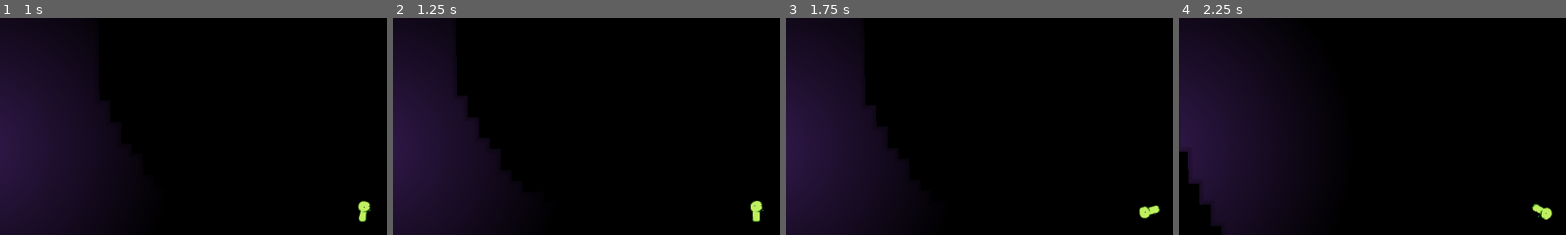
Above: before the commit, frames 1-4 (left to right).
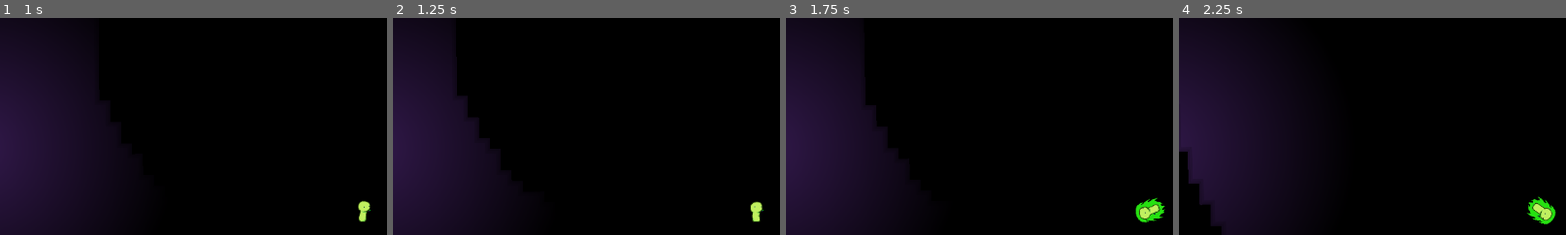
Above: after the commit, the same moments.

Repository: trurohawkins/cave
Game: Godot game, scene res://Scene/world.tscn
Two runs of this game, one before a commit and one after it. Both use one fixed random seed, a clock stepped at 60 frames per second and the inputs below.
Inputs (mouse positions are % of the whole screen's width and height, from its top left):
- Up to frame 1 (1 s): tap Enter (energize) at 0.5, 0.6 s; move the mouse to (72, 45) at 0.52 s; hold D (move_right) from 0.53 s (still down); click (72, 45) at 0.67 s
- Up to frame 2 (1.25 s): keep holding D (move_right)
- Up to frame 3 (1.75 s): move the mouse to (30, 55) at 1.27 s; release D (move_right) at 1.28 s; hold S (move_down) from 1.28 s (still down); tap Down (aim_down) at 1.35 s; tap Enter (energize) at 1.55 s
- Up to frame 4 (2.25 s): move the mouse to (60, 28) at 2.02 s; release S (move_down) at 2.03 s; hold D (move_right) from 2.03 s (still down); hold Left (aim_left) from 2.03 s (still down)
The pictures show only the part of the screen within x 3-53%, y 6-55%; the shares and areas given below are measured in that part.

Frame 1 is identical in both runs. In frame 2, less than 0.1% of the frame differs, in the area x 92-96%, y 83-94%; in frame 3, 0.5%, in the area x 90-98%, y 82-95%; in frame 4, 0.5%.

Commit message:
added aura to energyMode

Diff:
--- a/Scene/player.tscn
+++ b/Scene/player.tscn
@@ -1,10 +1,11 @@
-[gd_scene load_steps=19 format=3 uid="uid://dur2pvkhlv1eq"]
+[gd_scene load_steps=20 format=3 uid="uid://dur2pvkhlv1eq"]
 
 [ext_resource type="Script" uid="uid://d10y87l7bijlt" path="res://Scripts/player.gd" id="1_r6jsd"]
 [ext_resource type="PackedScene" uid="uid://bjw48syvvdsbb" path="res://Scene/playerBlast.tscn" id="2_p6qlh"]
 [ext_resource type="PackedScene" uid="uid://plw4uxg427gw" path="res://Scene/gun.tscn" id="3_2sw5t"]
 [ext_resource type="Texture2D" uid="uid://dhig6bdely3j4" path="res://Sprites/skullManThrust.png" id="4_p6qlh"]
 [ext_resource type="Texture2D" uid="uid://cw1dnmikqa41r" path="res://Sprites/guybo.png" id="5_ivevv"]
+[ext_resource type="Texture2D" uid="uid://b8x8oeoyqaydh" path="res://Sprites/energyAura.png" id="5_r6jsd"]
 
 [sub_resource type="RectangleShape2D" id="RectangleShape2D_036b0"]
 size = Vector2(20, 59)
@@ -25,17 +26,17 @@
 atlas = ExtResource("5_ivevv")
 region = Rect2(128, 64, 64, 64)
 
-[sub_resource type="AtlasTexture" id="AtlasTexture_ij4jb"]
+[sub_resource type="AtlasTexture" id="AtlasTexture_c31lq"]
 atlas = ExtResource("5_ivevv")
-region = Rect2(64, 64, 64, 64)
+region = Rect2(0, 128, 64, 64)
 
 [sub_resource type="AtlasTexture" id="AtlasTexture_c68nv"]
 atlas = ExtResource("5_ivevv")
 region = Rect2(128, 64, 64, 64)
 
-[sub_resource type="AtlasTexture" id="AtlasTexture_c31lq"]
+[sub_resource type="AtlasTexture" id="AtlasTexture_ij4jb"]
 atlas = ExtResource("5_ivevv")
-region = Rect2(0, 128, 64, 64)
+region = Rect2(64, 64, 64, 64)
 
 [sub_resource type="AtlasTexture" id="AtlasTexture_2dof7"]
 atlas = ExtResource("5_ivevv")
@@ -84,13 +85,13 @@
 "texture": SubResource("AtlasTexture_2sw5t")
 }, {
 "duration": 1.0,
-"texture": SubResource("AtlasTexture_ij4jb")
+"texture": SubResource("AtlasTexture_c31lq")
 }, {
 "duration": 1.0,
 "texture": SubResource("AtlasTexture_c68nv")
 }, {
 "duration": 1.0,
-"texture": SubResource("AtlasTexture_c31lq")
+"texture": SubResource("AtlasTexture_ij4jb")
 }],
 "loop": true,
 "name": &"in_air",
@@ -144,7 +145,13 @@
 [node name="RayCast2D" type="RayCast2D" parent="."]
 target_position = Vector2(0, 48)
 
+[node name="energySprite" type="Sprite2D" parent="."]
+texture = ExtResource("5_r6jsd")
+hframes = 2
+vframes = 3
+
 [node name="BodySprite" type="AnimatedSprite2D" parent="."]
 sprite_frames = SubResource("SpriteFrames_eqmt2")
-animation = &"hurt"
+animation = &"in_air"
+speed_scale = 2.0
 flip_h = true
--- a/Scripts/player.gd
+++ b/Scripts/player.gd
@@ -23,7 +23,7 @@
 var cam: Camera2D
 var gun
 #@onready var energySprite = $deetSprite
-var energySprite
+@onready var energySprite = $energySprite
 @onready var thrustSprite = $thrustSprite
 @onready var groundCheck = $RayCast2D
 @onready var bodySprite = $BodySprite
@@ -54,12 +54,21 @@
 	gun.player = self
 	gun.scale = scale / 2
 	bodySprite.play("idle_front")
-	setEnergySaturate()
-
-func setEnergySaturate():
+	energySprite.visible = false
+	#setEnergySaturate()
+
+func setEnergySprite():
 	if energySprite:
-		energySprite.material.set_shader_parameter("desaturation", 1.0 - (energy/energyMax))
-		gun.handEnergySprite.material.set_shader_parameter("desaturation", 1.0 - (energy/energyMax))
+		var curEnergy = energy/energyMax
+		energySprite.visible =  curEnergy > 0.1
+		if curEnergy > 0.66:
+			energySprite.frame_coords.y = 2
+		elif curEnergy > 0.33:
+			energySprite.frame_coords.y = 1
+		elif curEnergy > 0.1:
+			energySprite.frame_coords.y = 0
+		#energySprite.material.set_shader_parameter("desaturation", 1.0 - (energy/energyMax))
+		#gun.handEnergySprite.material.set_shader_parameter("desaturation", 1.0 - (energy/energyMax))
 
 func receiveGM(gm, camera):
 	GM = gm
@@ -73,8 +82,12 @@
 func _physics_process(delta):
 	if Input.is_action_just_pressed("energize"):
 		energyMode = !energyMode
-		if energyMode && !staggered:
-			bodySprite.play("in_air")
+		energySprite.visible = energyMode
+		if energyMode:
+			if !staggered:
+				bodySprite.play("in_air")
+			setEnergySprite()
+
 	#dprint(str(velocity.x) + " abs " + str(abs(velocity.x)) + " -abs: " + str(-abs(velocity.x)))
 	var decel = Vector2(-sign(velocity.x), -sign(velocity.y)) * decelSpeed * delta
 	#print(str(velocity) + " " + str(velocity.length()) + " decel " + str(decel))
@@ -203,10 +216,12 @@
 		if abs(angle - rotation) < 0.1:
 			rotation = angle
 		velocity += -Vector2.DOWN.rotated(rotation) * thrustSpeed * delta * direction.length()
-		thrustSprite.visible = true
+		energySprite.frame_coords.x = 1
+		#thrustSprite.visible = true
 		return true
 	else:
-		thrustSprite.visible = false
+		#thrustSprite.visible = false
+		energySprite.frame_coords.x = 0
 		return false
 
 func camGrav(delta):
@@ -257,7 +272,7 @@
 			energy = 0
 	if pause:
 		rPauseTimer = rechargePause
-	setEnergySaturate()
+	setEnergySprite()
 
 func blasted(pos, power):
 	var blast = global_position - pos
Binary file added: Sprites/energyAura.png
Not shown, added: Sprites/energyAura.png.import
